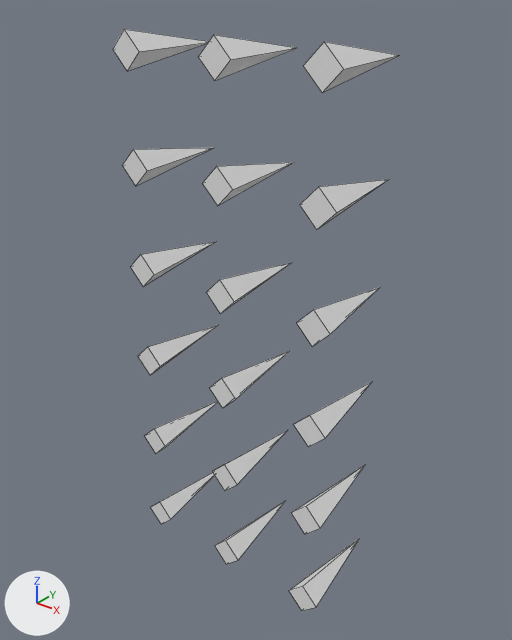
Renders of the Blender file assets/blender/dungeon-tiles.blend from each side of a commit.
One viewpoint serves both versions: a camera (50 mm lens) standing at (1.151, -1.302, 1.912) and looking at (-0.017, 0.158, 1.007). The axes (+X, +Y, +Z) are drawn at lower left. The lights are the same throughout. The first picture is the older version. Mesh edges are drawn as thin lines.

Objects in the first picture: 'Spikes'.
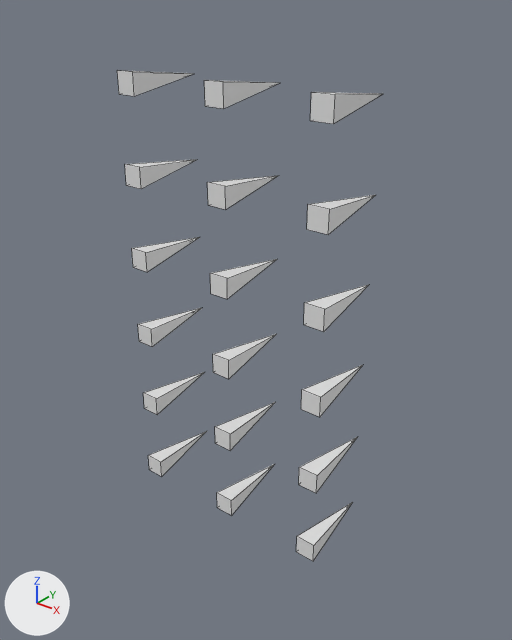
Where the change shows, as pixel boxes (x1, y1, x2, y2) in the pictures (512 x 640 px):
```json
{"object": "Spikes", "change": "reshaped, modifiers changed", "before": [113, 29, 399, 611], "after": [117, 70, 382, 561], "on screen": "7% narrower, 16% shorter"}
```

Edits to the scene script, one JSON object a line:
```json
{"block": "me_cone", "where": "# used by ob_spikes; location = (0.0, 0.0, 0.0)"}
{"op": "remove", "block": "me_cone", "code": "me_cone.from_pydata(...)  # 5 vertices, 5 faces; spans x -0.353..-0.253, y -0.012..0.313, z 0.195..0.295"}
{"op": "add", "block": "me_cone", "code": "me_cone.from_pydata(...)  # 5 vertices, 5 faces; spans x -0.378..-0.318, y 0.02..0.285, z 0.375..0.436"}
{"block": "me_cone", "change": "me_cone part 1"}
{"op": "set", "path": "me_cone.vertices[0].co", "old": "(-0.303, -0.012, 0.195)", "new": "(-0.378, 0.02, 0.375)", "note": "pixel (161, 524) -> pixel (149, 469)"}
{"op": "set", "path": "me_cone.vertices[1].co", "old": "(-0.253, -0.012, 0.245)", "new": "(-0.318, 0.02, 0.375)", "note": "pixel (170, 519) -> pixel (161, 476)"}
{"op": "set", "path": "me_cone.vertices[2].co", "old": "(-0.303, -0.012, 0.295)", "new": "(-0.318, 0.02, 0.436)", "note": "pixel (159, 501) -> pixel (160, 462)"}
{"op": "set", "path": "me_cone.vertices[3].co", "old": "(-0.353, -0.012, 0.245)", "new": "(-0.378, 0.02, 0.436)", "note": "pixel (150, 507) -> pixel (148, 455)"}
{"op": "set", "path": "me_cone.vertices[4].co", "old": "(-0.303, 0.313, 0.245)", "new": "(-0.348, 0.285, 0.406)", "note": "not seen -> pixel (207, 430)"}
{"block": "ob_spikes", "where": "_m = ob_spikes.modifiers.new('Array', 'ARRAY')"}
{"op": "add", "block": "ob_spikes", "code": "_m.use_constant_offset = True"}
{"op": "add", "block": "ob_spikes", "code": "_m.constant_offset_displace = (0.312, 0.0, 0.0)"}
{"op": "add", "block": "ob_spikes", "code": "_m.use_relative_offset = False"}
{"op": "set", "path": "_m.relative_offset_displace", "old": "(3.0, 0.0, 0.0)", "new": "(4.0, 0.0, 0.0)"}
{"block": "ob_spikes", "where": "_m = ob_spikes.modifiers.new('Array.001', 'ARRAY')"}
{"op": "add", "block": "ob_spikes", "code": "_m.use_constant_offset = True"}
{"op": "add", "block": "ob_spikes", "code": "_m.constant_offset_displace = (0.0, 0.0, 0.25)"}
{"op": "add", "block": "ob_spikes", "code": "_m.use_relative_offset = False"}
{"op": "set", "path": "_m.relative_offset_displace", "old": "(0.0, 0.0, 3.0)", "new": "(0.0, 0.0, 4.0)"}
```
